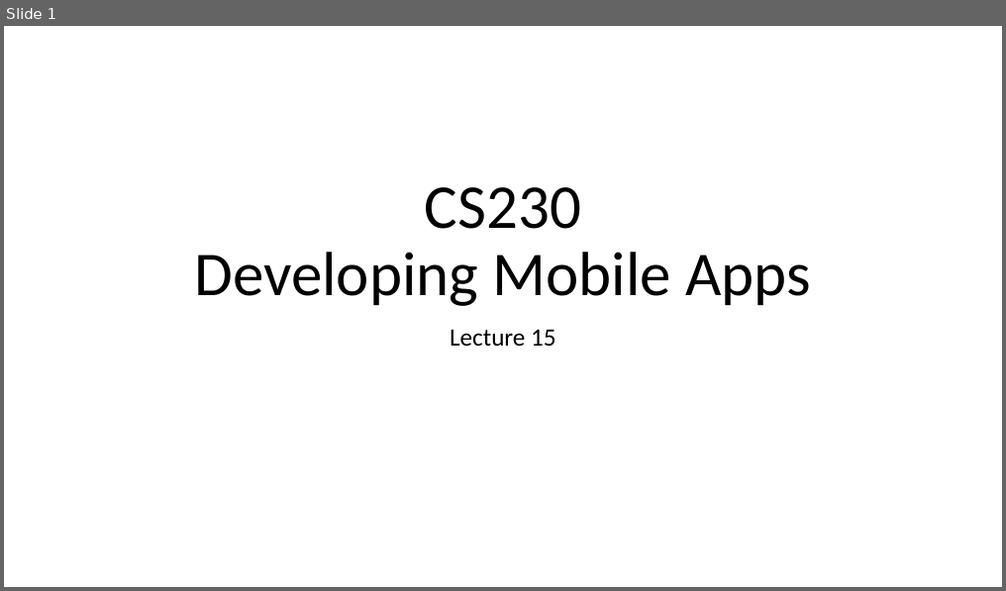
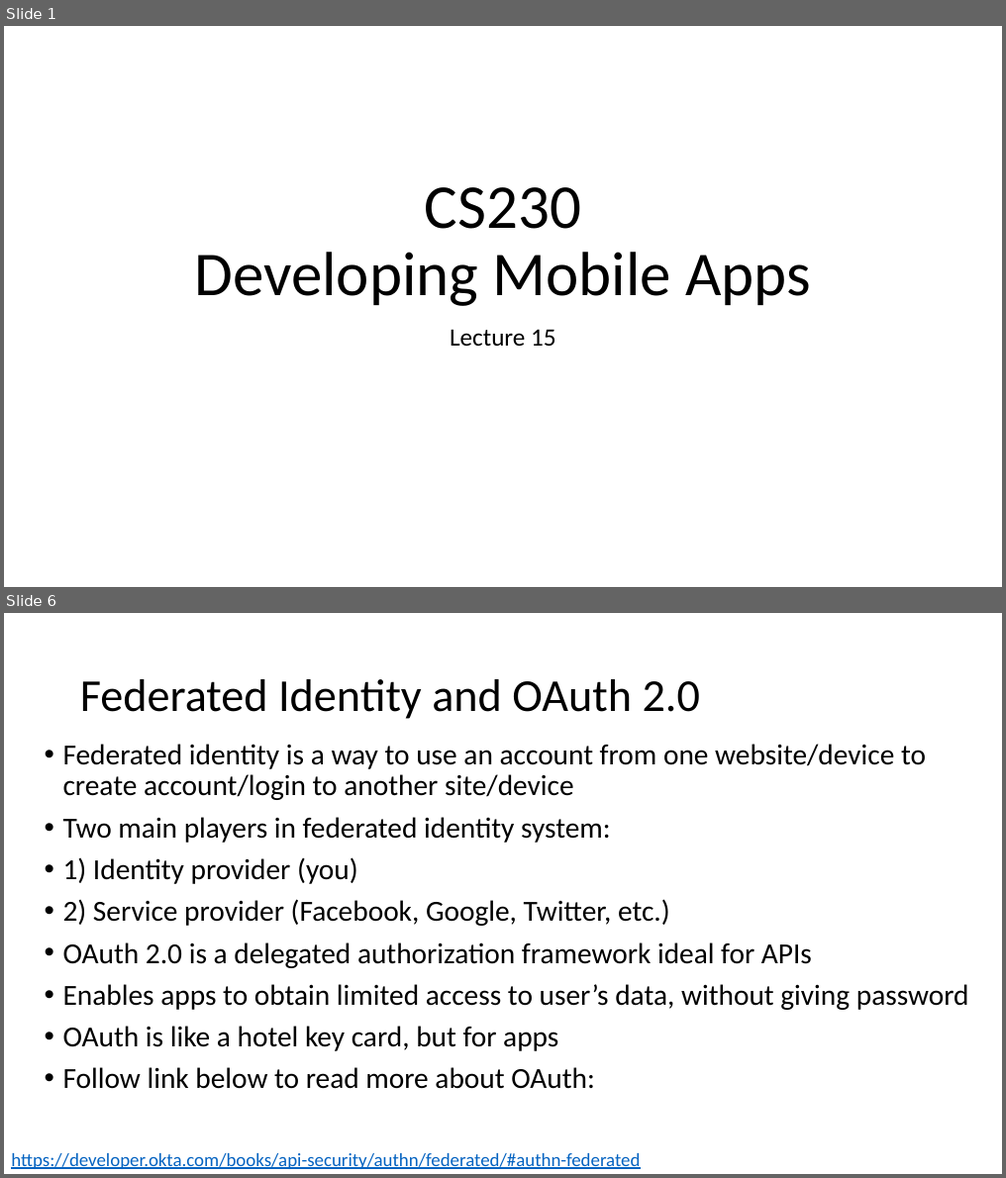
Before and after one commit to russellu/cs230, a slide deck: Lecture_15.pptx. Shown one above the other, each under a label of ours: slide 1 before the commit, slides 1 and 6 after it; the slides between them are not shown. The pictures are 1006x591 and 1006x1178 pixels, drawn with LibreOffice and Linux fonts; fonts in the diff are those of the drawing. Boxes give left, top, right and bottom in pixels: in the first picture for what was removed or moved away, otherwise in the second. Text is boxed around its words. In the diff, an @@ line names an element or a change of style, - is before the commit and + after.

```diff
--- a/Lecture_15.pptx
+++ b/Lecture_15.pptx
@@ slide 6 added at (4, 613, 1002, 1174), background #FFFFFF @@
@@ title added at (80, 679, 700, 719), 44 pt, text #000000 @@
+Federated Identity and OAuth 2.0
@@ text added at (63, 744, 969, 1089), 28 pt, text #000000 @@
+• Federated identity is a way to use an account from one website/device to create account/login to another site/device
+• Two main players in federated identity system:
+• 1) Identity provider (you)
+• 2) Service provider (Facebook, Google, Twitter, etc.)
+• OAuth 2.0 is a delegated authorization framework ideal for APIs
+• Enables apps to obtain limited access to user’s data, without giving password
+• OAuth is like a hotel key card, but for apps
+• Follow link below to read more about OAuth:
@@ text added at (11, 1154, 640, 1169), 18 pt, text #0563C1, underline @@
+https://developer.okta.com/books/api-security/authn/federated/#authn-federated
```
Also in this commit, not shown: 1 slide changed, 34 other slides added.
